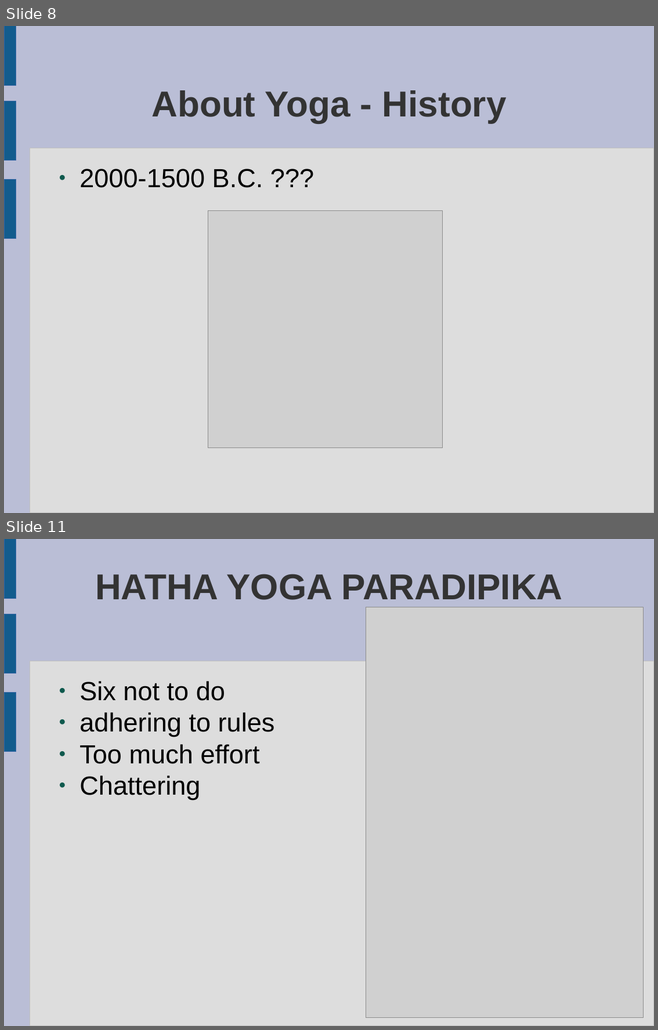
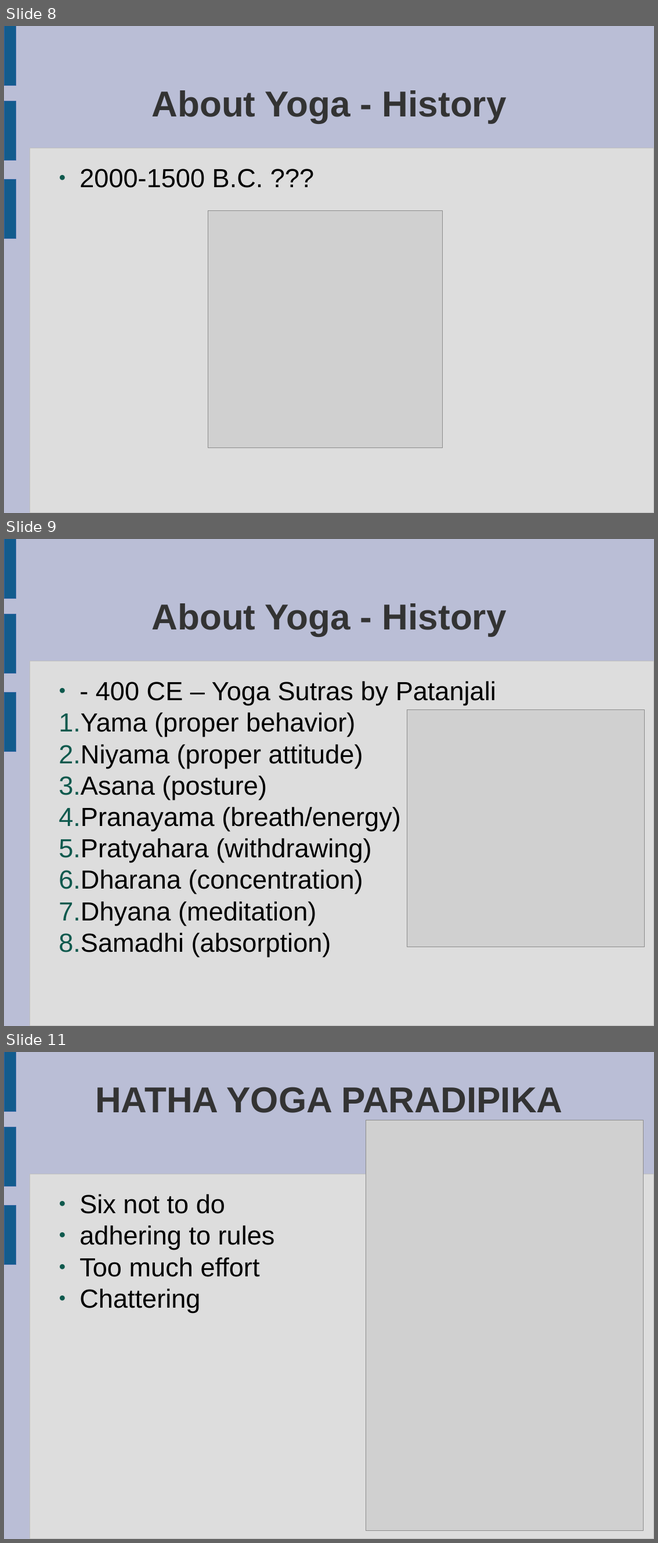
Before and after one commit to peterborkuti/english, a slide deck: yoga_01.odp. Shown one above the other, each under a label of ours: slides 8 and 11 before the commit, slides 8, 9 and 11 after it; the slides between them are not shown. The pictures are 658x1030 and 658x1543 pixels, drawn with LibreOffice and Linux fonts; fonts in the diff are those of the drawing; grey boxes stand for pictures. Boxes give left, top, right and bottom in pixels: in the first picture for what was removed or moved away, otherwise in the second. Text is boxed around its words. In the diff, an @@ line names an element or a change of style, - is before the commit and + after.

```diff
--- a/yoga_01.odp
+++ b/yoga_01.odp
@@ slide 9 added at bbox=[4, 539, 654, 1026], background #BABED6; not listed: 4 template elements that a slide beside it also shows @@
@@ title added at bbox=[151, 603, 506, 636], 44 pt, text #333333, bold @@
+About Yoga - History
@@ text added at bbox=[59, 681, 496, 957], 32 pt, text #000000 @@
+● - 400 CE – Yoga Sutras by Patanjali
+1. Yama (proper behavior)
+2. Niyama (proper attitude)
+3. Asana (posture)
+4. Pranayama (breath/energy)
+5. Pratyahara (withdrawing)
+6. Dharana (concentration)
+7. Dhyana (meditation)
+8. Samadhi (absorption)
@@ picture added at bbox=[407, 710, 645, 947] @@
```
Also in this commit, not shown: 1 slide changed, 1 other slide added, 2 slides removed.
